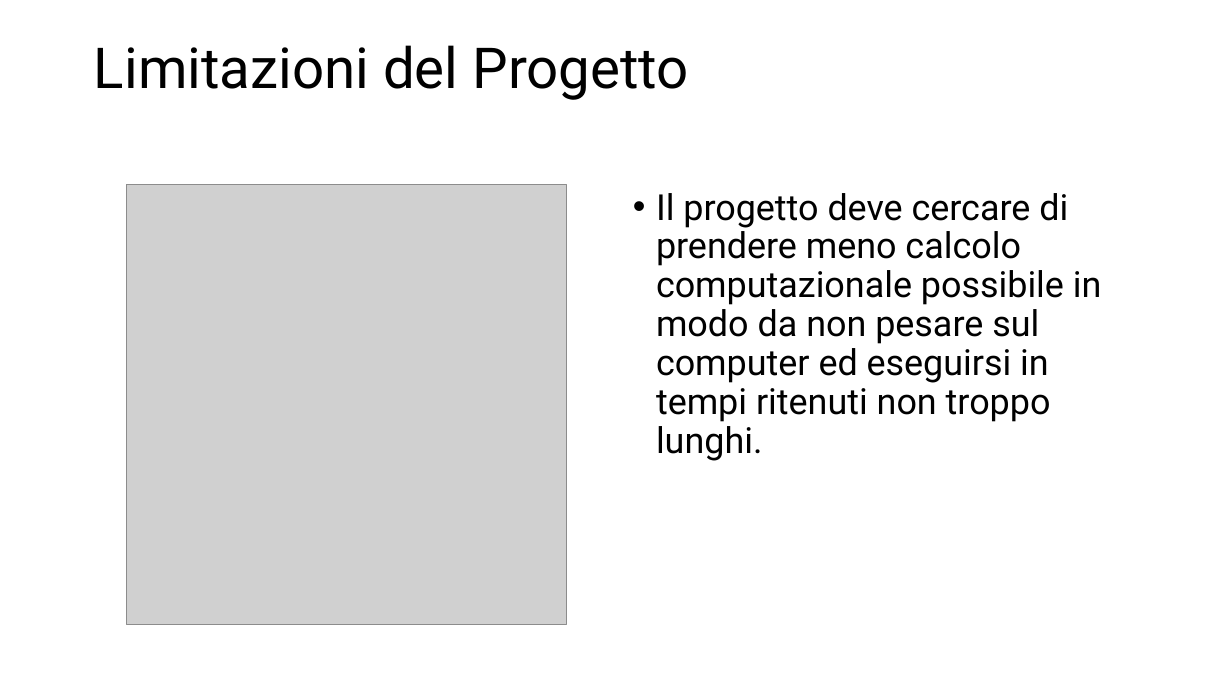
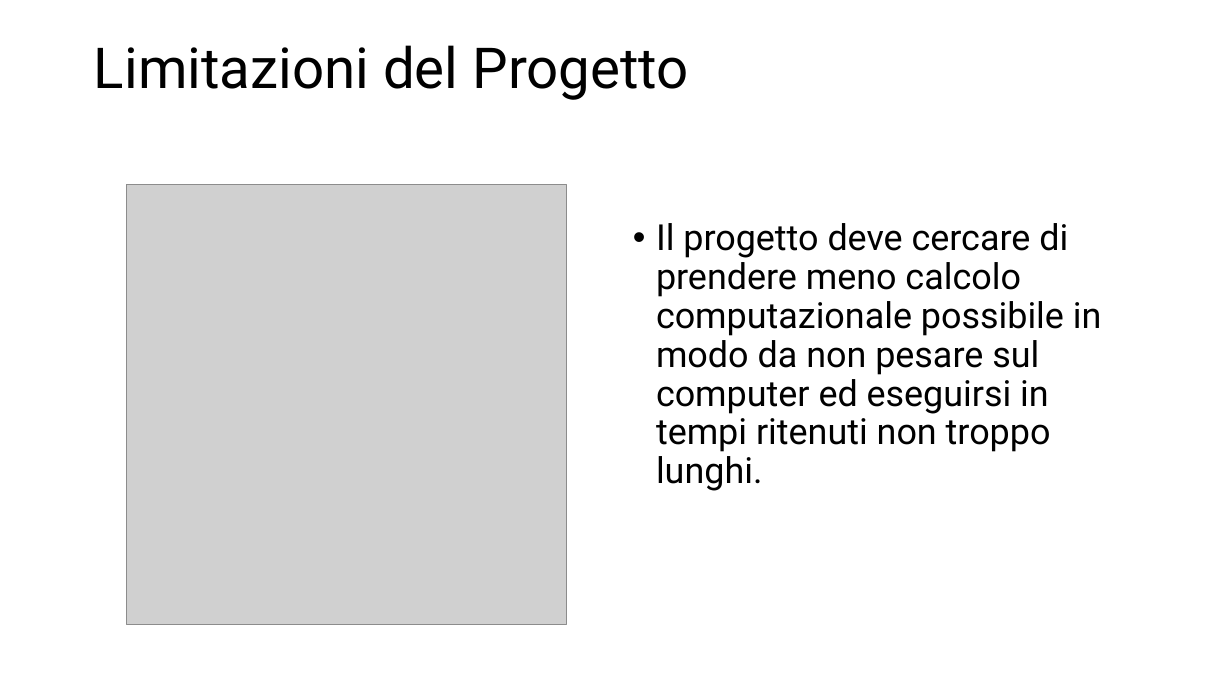
Before and after one commit to aleeteo/leaf_ID, a slide deck: slide 6 of presentazione/ProjectLeafWIP.pptx. Drawn at 1232x693 pixels with LibreOffice and Linux fonts; fonts in the diff are those of the drawing; grey boxes stand for pictures. Boxes give left, top, right and bottom in pixels: in the first picture for what was removed or moved away, otherwise in the second. Text is boxed around its words. In the diff, an @@ line names an element or a change of style, - is before the commit and + after.

```diff
--- a/presentazione/ProjectLeafWIP.pptx
+++ b/presentazione/ProjectLeafWIP.pptx
@@ text "Il progetto deve cercare di ...": place and size @@
-text "Il progetto deve cercare di ..." at (656, 193, 1102, 461)
+text "Il progetto deve cercare di ..." at (656, 223, 1102, 491)
```
Also in this commit, not shown: 1 other slide changed, 1 other file.
